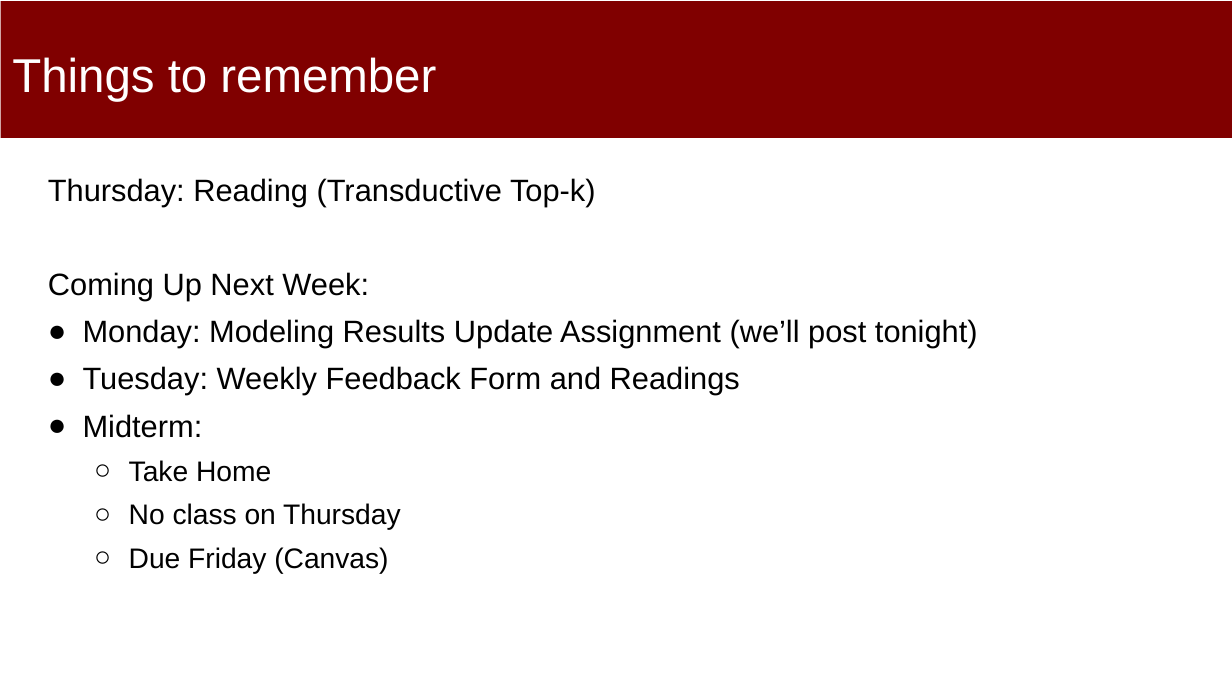
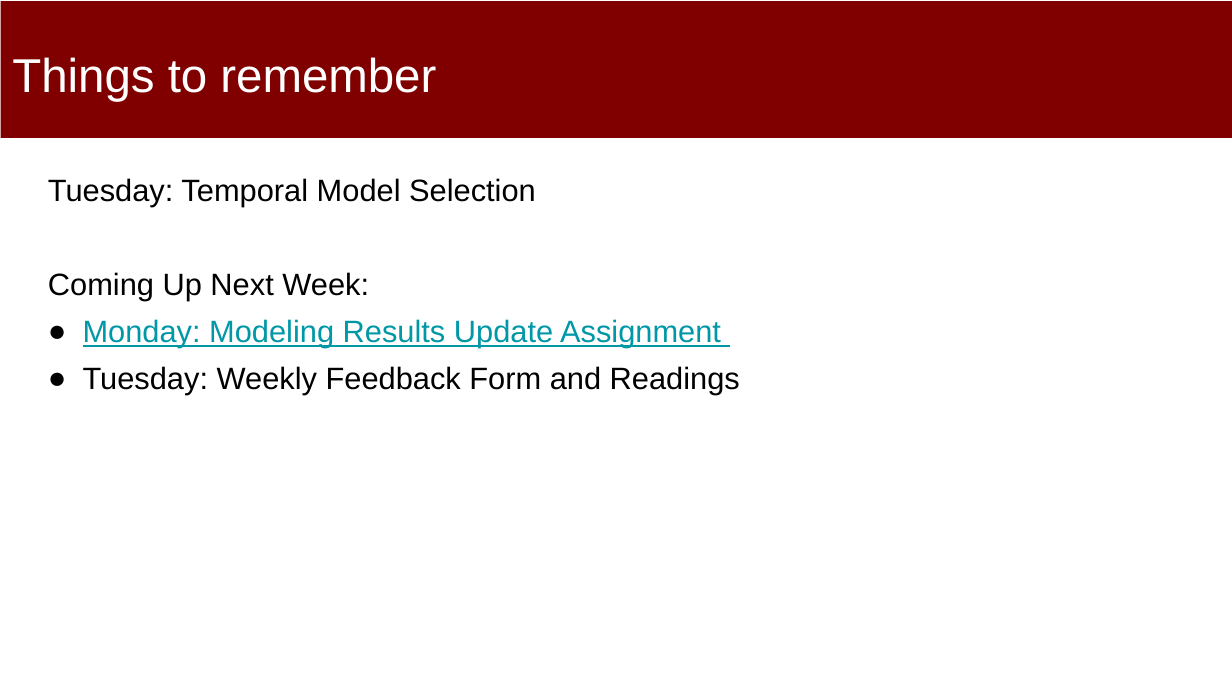
Before and after one commit to dssg/MLinPractice, a slide deck: slide 2 of Lectures/Lecture9-PracticalModeling-Hyperparameters.pptx. Drawn at 1232x693 pixels with LibreOffice and Linux fonts; fonts in the diff are those of the drawing. Boxes give left, top, right and bottom in pixels: in the first picture for what was removed or moved away, otherwise in the second. Text is boxed around its words. In the diff, an @@ line names an element or a change of style, - is before the commit and + after.

Commit message:
updated

```diff
--- a/Lectures/Lecture9-PracticalModeling-Hyperparameters.pptx
+++ b/Lectures/Lecture9-PracticalModeling-Hyperparameters.pptx
@@ text at (48, 178, 536, 207): text changed @@
-Thursday: Reading (Transductive Top-k)
+Tuesday: Temporal Model Selection
@@ text at (83, 319, 721, 348): text changed; text colour #000000 to #0097A7 @@
-● Monday: Modeling Results Update Assignment (we’ll post tonight)
+● Monday: Modeling Results Update Assignment
@@ text at (83, 414, 400, 574): paragraphs removed @@
-● Midterm:
-  ○ Take Home
-  ○ No class on Thursday
-  ○ Due Friday (Canvas)
```
Also in this commit, not shown: 1 other slide changed, 2 slides removed.
